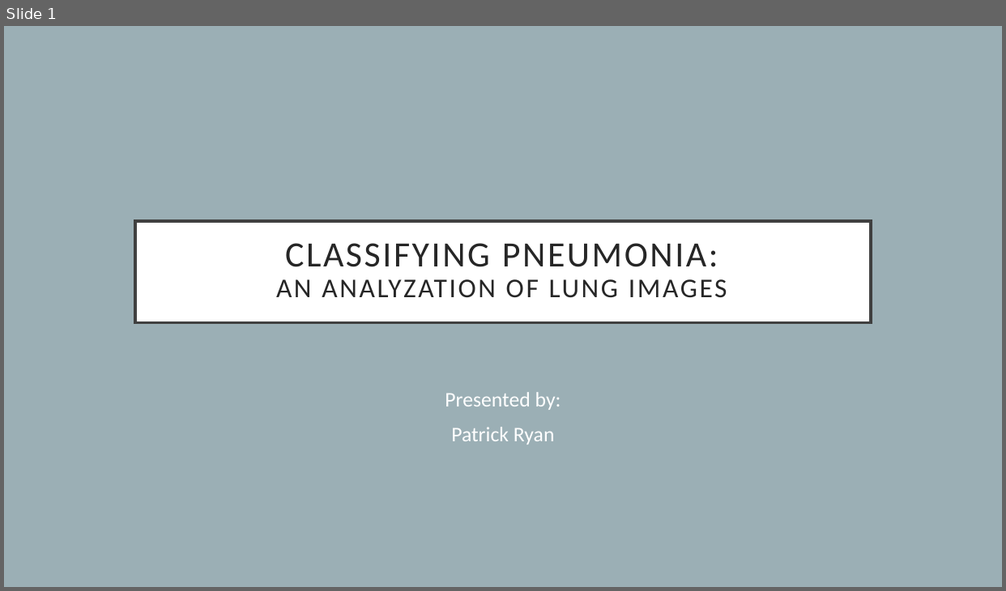
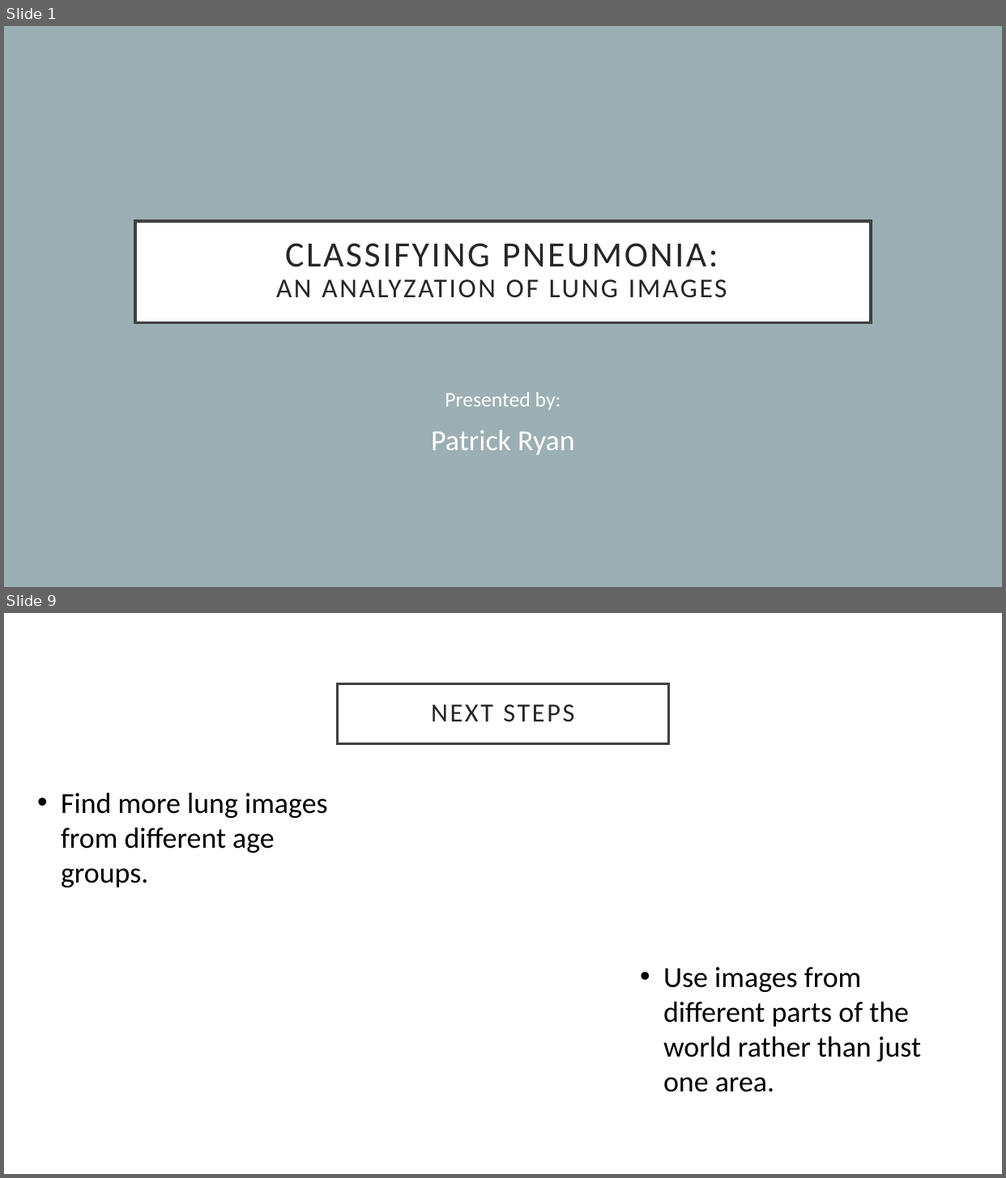
Before and after one commit to PattiCakes59/Chest-X-Ray-Examination, a slide deck: PneumoniaPresentation.pptx. Shown one above the other, each under a label of ours: slide 1 before the commit, slides 1 and 9 after it; the slides between them are not shown. The pictures are 1006x591 and 1006x1178 pixels, drawn with LibreOffice and Linux fonts; fonts in the diff are those of the drawing; background and template pictures are left out. Boxes give left, top, right and bottom in pixels: in the first picture for what was removed or moved away, otherwise in the second. Text is boxed around its words. In the diff, an @@ line names an element or a change of style, - is before the commit and + after.

```diff
--- a/PneumoniaPresentation.pptx
+++ b/PneumoniaPresentation.pptx
@@ slide 9 added at (4,613,1002,1174), background picture (left out) @@
@@ title added at (337,684,669,744), fill #FFFFFF, outline #404040 2.5 pt, 25.2 pt, text #262626 @@
+NEXT STEPS
@@ text added at (61,793,328,888), 28 pt, text #000000 @@
+• Find more lung images from different age groups.
@@ text added at (663,967,921,1093), 28 pt, text #000000 @@
+• Use images from different parts of the world rather than just one area.
@@ slide 1 changed as well @@
@@ subtitle at (431,430,575,455): size 20 to 28 pt in "Patrick Ryan" @@
```
Also in this commit, not shown: 4 other slides changed, 4 other slides added, 4 slides removed.
